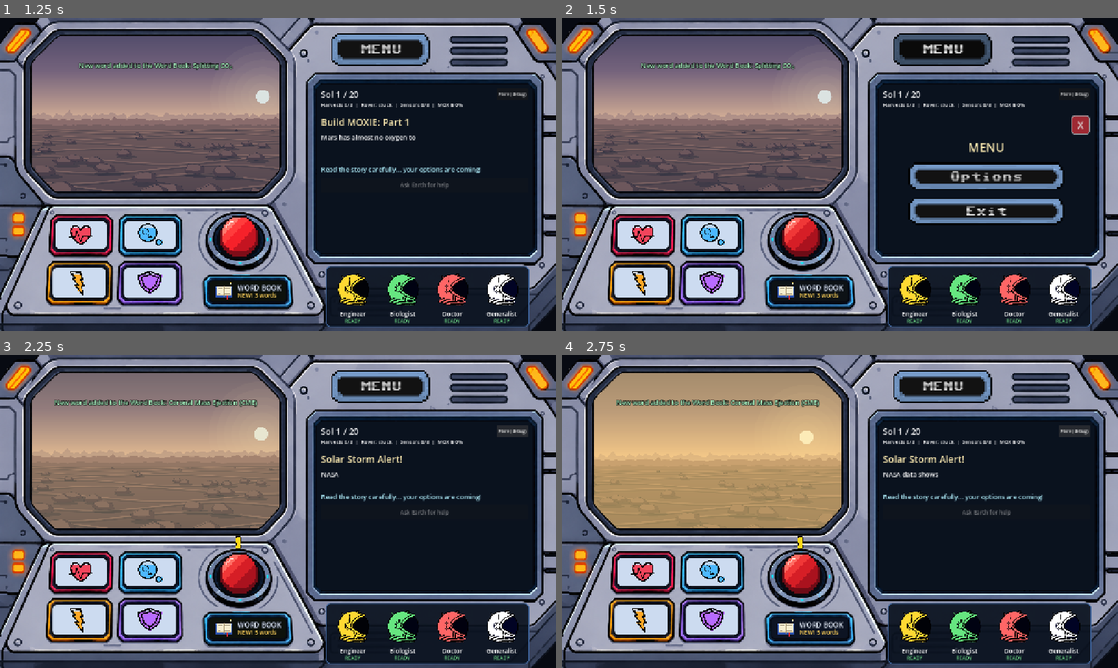
Above: before the commit, frames 1-4 (two rows, left to right).
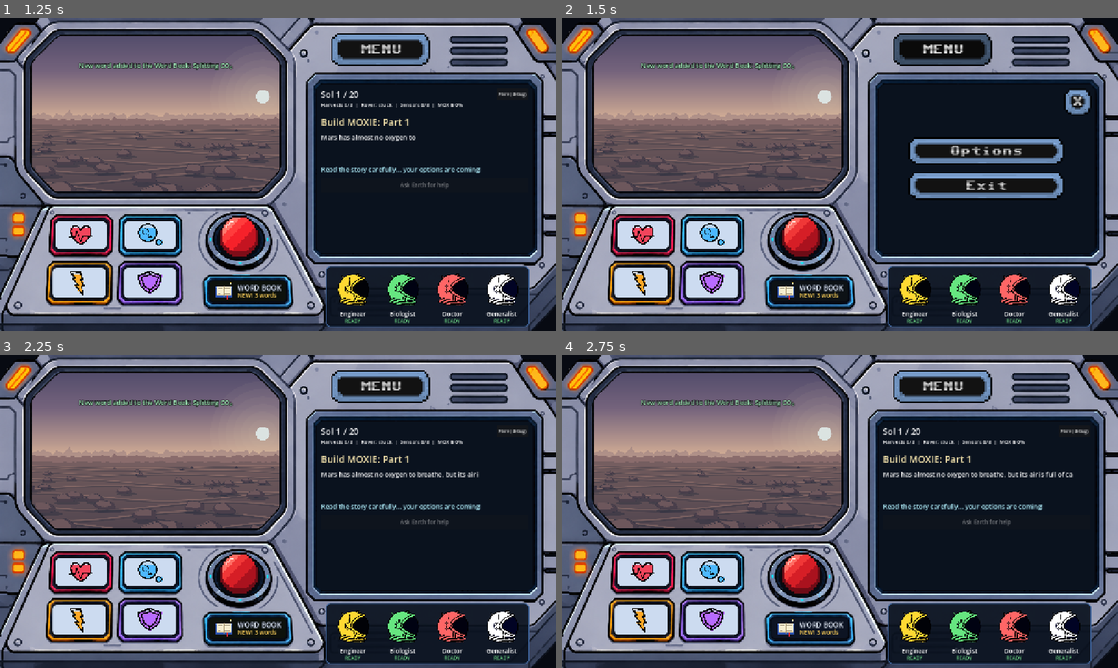
Above: after the commit, the same moments.

Repository: a930853/NasaHackaton_2026
Game: Godot game, scene res://Scenes/Gameplay.tscn
Two runs of this game, one before a commit and one after it. Both use one fixed random seed, a clock stepped at 60 frames per second and the inputs below. This scene is started directly instead of the project's main scene.
Inputs (mouse positions are in pixels of both pictures, inside the frame that each line leads up to):
- Up to frame 1 (1.25 s): click (239, 233) at 0.5 s
- Up to frame 2 (1.5 s): click "MENU" at 1.25 s
- Up to frame 3 (2.25 s): click (511, 430) at 2 s, where only the run before the commit has a clickable "Flare (debug)"
- Up to frame 4 (2.75 s): no input

Frame 1 is identical in both runs. In frame 2, 6.0% of the frame differs, in the area x 57-96%, y 22-67%; in frame 3, 16%; in frame 4, 23%, in the area x 5-92%, y 5-89%.

Commit message:
Exportado y mejora de estética

Diff:
--- a/game/Scripts/main_ui.gd
+++ b/game/Scripts/main_ui.gd
@@ -35,7 +35,8 @@
 const BOOK_ICON_PATH: String = "res://Images/Libro.png"
 const MENU_BUTTON_FONT_SIZE: int = 24
 const MENU_ITEM_WIDTH: float = 360.0
-const CLOSE_BUTTON_SIZE: float = 44.0
+const CLOSE_BUTTON_SIZE: float = 64.0     # la X, cuadrada y con el estilo azul del inicio
+const CLOSE_BUTTON_MARGIN: float = 8.0
 
 const STAT_LABELS: Dictionary = {
 	"health": "Health", "oxygen": "Oxygen", "energy": "Energy", "integrity": "Base strength",
@@ -334,8 +335,8 @@
 	texts.add_child(_words_label)
 
 
-## Botón MENU de la placa de arriba a la derecha y lo que despliega en la pantalla derecha: «Options»
-## (sonido), «Exit» (vuelve al menú principal) y una X arriba a la derecha para volver atrás.
+## Botón MENU de la placa de arriba a la derecha y lo que despliega: una capa que tapa TODA la pantalla
+## derecha con «Options» (sonido), «Exit» (vuelve al menú principal) y una X arriba a la derecha para volver atrás.
 ## Todos con el estilo azul del menú de inicio (MenuStyle).
 func _build_menu() -> void:
 	_menu_button.text = "MENU"
@@ -346,9 +347,7 @@
 
 	_menu_view = Control.new()
 	_menu_view.visible = false
-	_menu_view.size_flags_horizontal = Control.SIZE_EXPAND_FILL
-	_menu_view.size_flags_vertical = Control.SIZE_EXPAND_FILL
-	decisions_view.get_parent().add_child(_menu_view)
+	right_screen.add_child(_menu_view)   # el PanelContainer lo estira por toda la pantalla; el contenido normal se oculta
 
 	var center := CenterContainer.new()
 	center.set_anchors_preset(Control.PRESET_FULL_RECT)
@@ -358,13 +357,6 @@
 	column.add_theme_constant_override("separation", 16)
 	center.add_child(column)
 
-	var title := Label.new()
-	title.text = "MENU"
-	title.horizontal_alignment = HORIZONTAL_ALIGNMENT_CENTER
-	title.add_theme_font_size_override("font_size", 28)
-	title.add_theme_color_override("font_color", Color(1.0, 0.93, 0.7))
-	column.add_child(title)
-
 	var options_button := Button.new()
 	options_button.text = "Options"
 	options_button.tooltip_text = "Change the sound"
@@ -386,15 +378,12 @@
 	close_button.focus_mode = Control.FOCUS_NONE
 	close_button.anchor_left = 1.0
 	close_button.anchor_right = 1.0
-	close_button.offset_left = -CLOSE_BUTTON_SIZE
-	close_button.offset_right = 0.0
-	close_button.offset_top = 0.0
-	close_button.offset_bottom = CLOSE_BUTTON_SIZE
-	close_button.add_theme_font_size_override("font_size", 22)
-	close_button.add_theme_stylebox_override("normal", _make_box(Color(0.62, 0.16, 0.2), Color(1, 1, 1, 0.55), 8, 2))
-	close_button.add_theme_stylebox_override("hover", _make_box(Color(0.85, 0.24, 0.3), Color.WHITE, 8, 2))
-	close_button.add_theme_stylebox_override("pressed", _make_box(Color(0.45, 0.1, 0.14), Color.WHITE, 8, 2))
-	close_button.add_theme_stylebox_override("focus", StyleBoxEmpty.new())
+	close_button.offset_left = -CLOSE_BUTTON_SIZE - CLOSE_BUTTON_MARGIN
+	close_button.offset_right = -CLOSE_BUTTON_MARGIN
+	close_button.offset_top = CLOSE_BUTTON_MARGIN
+	close_button.offset_bottom = CLOSE_BUTTON_SIZE + CLOSE_BUTTON_MARGIN
+	close_button.custom_minimum_size = Vector2(CLOSE_BUTTON_SIZE, CLOSE_BUTTON_SIZE)
+	MenuStyle.apply(close_button, MENU_BUTTON_FONT_SIZE)   # mismo estilo azul que los botones del inicio
 	close_button.pressed.connect(_close_menu)
 	_menu_view.add_child(close_button)
 
@@ -484,6 +473,7 @@
 	stat_view.visible = view == View.STAT
 	glossary_view.visible = view == View.GLOSSARY
 	_menu_view.visible = view == View.MENU
+	right_screen.get_node("ScreenMargin").visible = view != View.MENU   # el menú tapa toda la pantalla derecha
 	if view == View.DECISIONS:
 		decide_button.button_pressed = true
 
Not shown, changed: dist/game/index.pck
Not shown, changed: docs/juego/diseno.md
